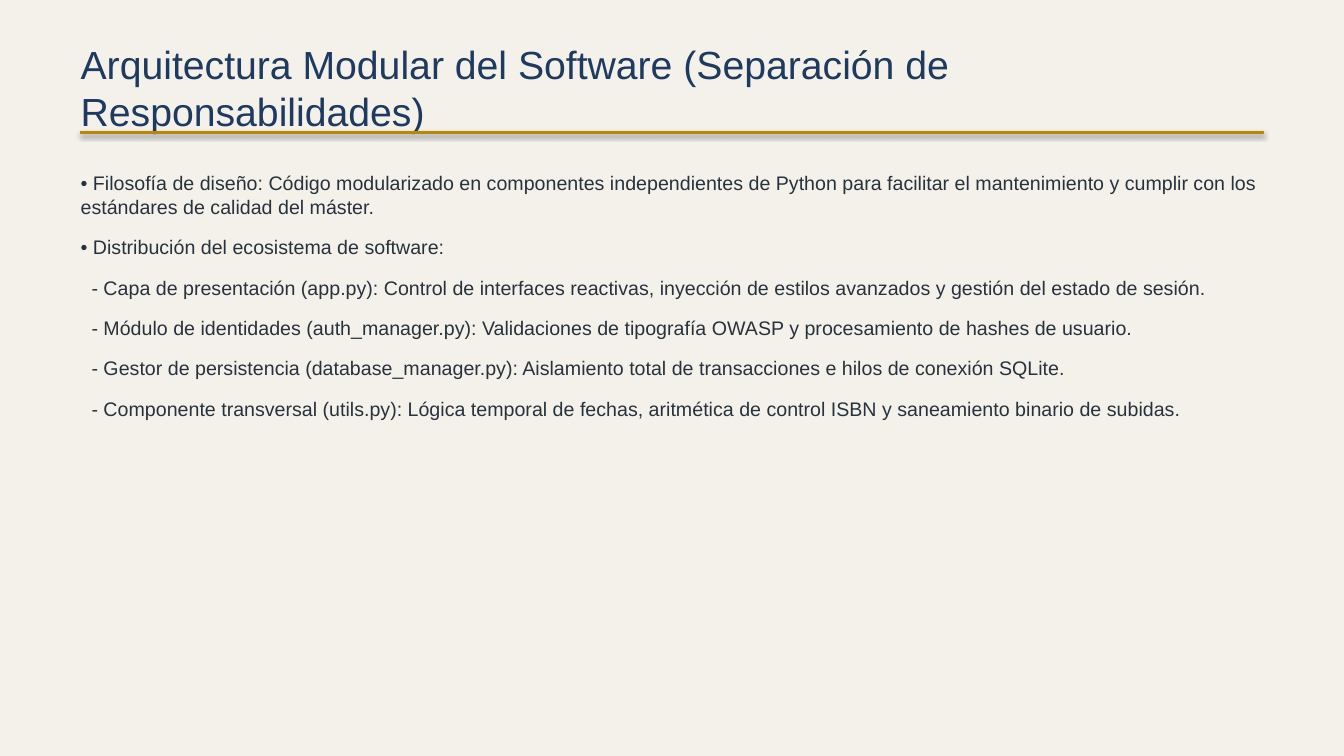
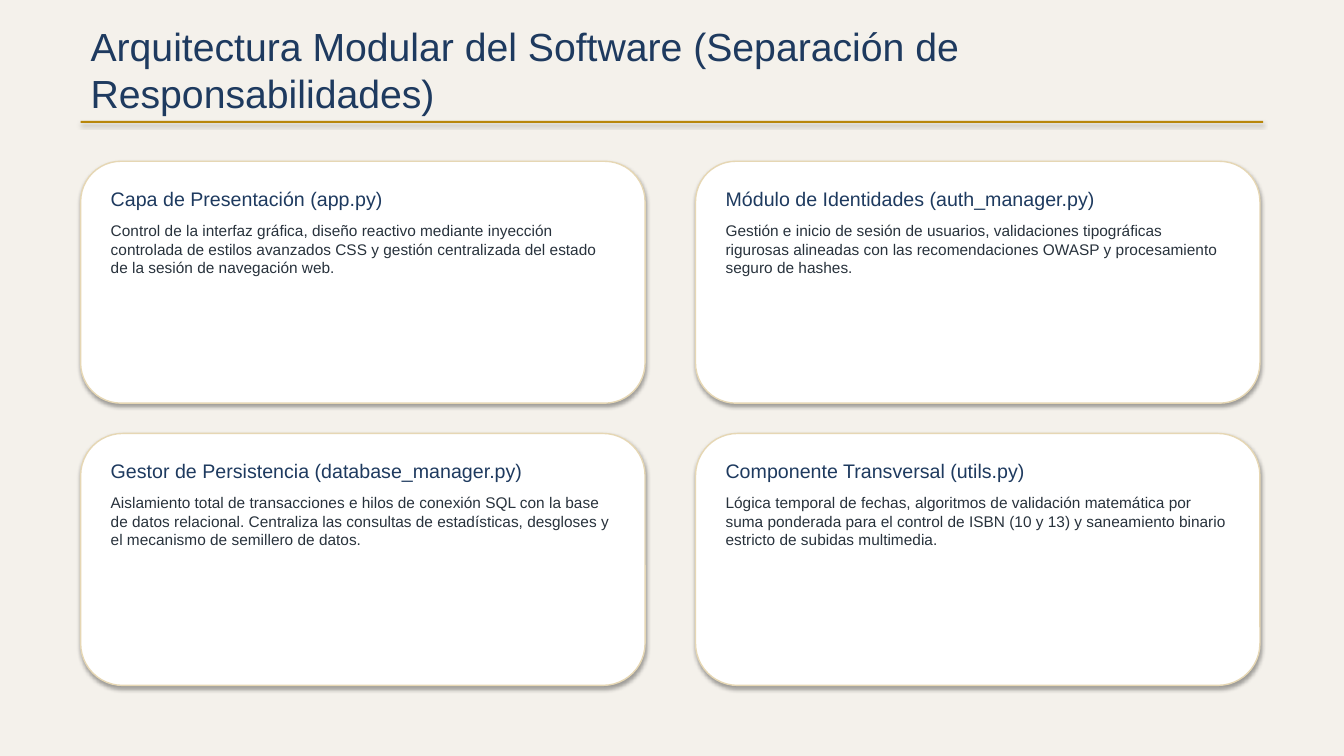
Before and after one commit to dabarra/Mi-Estanteria-Digital, a slide deck: slide 4 of Presentacion_TFM_Daniel_Barrasa.pptx. Drawn at 1344x756 pixels with LibreOffice and Linux fonts; fonts in the diff are those of the drawing. Boxes give left, top, right and bottom in pixels: in the first picture for what was removed or moved away, otherwise in the second. Text is boxed around its words. In the diff, an @@ line names an element or a change of style, - is before the commit and + after.

Commit message:
docs: actualizar presentación ejecutiva del TFM a la versión premium v3 - Incorporada la justificación metodológica de la persistencia y el enfoque PMV asistido por IA. - Añadida nueva sección con la estrategia de testing (pruebas unitarias, control de concurrencia y validación de contramedidas). - Documentadas las métricas de rendimiento del semillero automatizado (<1.5s) y de compresión multimedia de Pillow (~45%). - Establecida la hoja de ruta evolutiva a largo plazo (PostgreSQL, Amazon S3 y recomendador semántico de lecturas basado en LLMs).

```diff
--- a/Presentacion_TFM_Daniel_Barrasa.pptx
+++ b/Presentacion_TFM_Daniel_Barrasa.pptx
@@ text "Arquitectura Modular del Software (Separación ...": place and size @@
-text "Arquitectura Modular del Software (Separación ..." at [81, 50, 949, 134]
+text "Arquitectura Modular del Software (Separación ..." at [91, 32, 959, 116]
@@ rectangle: place and size @@
-rectangle at [81, 131, 1263, 134]
+rectangle at [81, 121, 1263, 123]
@@ rectangle at [81, 121, 1263, 123]: outline #B8860B 0.75 pt to none @@
@@ text removed at [81, 175, 1256, 420] @@
-• Filosofía de diseño: Código modularizado en componentes independientes de Python para facilitar el mantenimiento y cumplir con los estándares de calidad del máster.
-• Distribución del ecosistema de software:
-- Capa de presentación (app.py): Control de interfaces reactivas, inyección de estilos avanzados y gestión del estado de sesión.
-- Módulo de identidades (auth_manager.py): Validaciones de tipografía OWASP y procesamiento de hashes de usuario.
-- Gestor de persistencia (database_manager.py): Aislamiento total de transacciones e hilos de conexión SQLite.
-- Componente transversal (utils.py): Lógica temporal de fechas, aritmética de control ISBN y saneamiento binario de subidas.
@@ rounded rectangle added at [81, 161, 645, 403], fill #FFFFFF, outline #E6D7B4 1 pt @@
@@ rounded rectangle added at [696, 161, 1260, 403], fill #FFFFFF, outline #E6D7B4 1 pt @@
@@ text added at [111, 191, 596, 276], 11 pt, text #28323C @@
+Capa de Presentación (app.py)
+Control de la interfaz gráfica, diseño reactivo mediante inyección controlada de estilos avanzados CSS y gestión centralizada del estado de la sesión de navegación web.
@@ text added at [726, 191, 1217, 276], 11 pt, text #28323C @@
+Módulo de Identidades (auth_manager.py)
+Gestión e inicio de sesión de usuarios, validaciones tipográficas rigurosas alineadas con las recomendaciones OWASP y procesamiento seguro de hashes.
@@ rounded rectangle added at [81, 434, 645, 686], fill #FFFFFF, outline #E6D7B4 1 pt @@
@@ rounded rectangle added at [696, 434, 1260, 686], fill #FFFFFF, outline #E6D7B4 1 pt @@
@@ text added at [111, 463, 609, 545], 11 pt, text #28323C @@
+Gestor de Persistencia (database_manager.py)
+Aislamiento total de transacciones e hilos de conexión SQL con la base de datos relacional. Centraliza las consultas de estadísticas, desgloses y el mecanismo de semillero de datos.
@@ text added at [726, 463, 1225, 545], 11 pt, text #28323C @@
+Componente Transversal (utils.py)
+Lógica temporal de fechas, algoritmos de validación matemática por suma ponderada para el control de ISBN (10 y 13) y saneamiento binario estricto de subidas multimedia.
```
Also in this commit, not shown: 5 other slides changed, 3 slides added, 2 slides removed.
